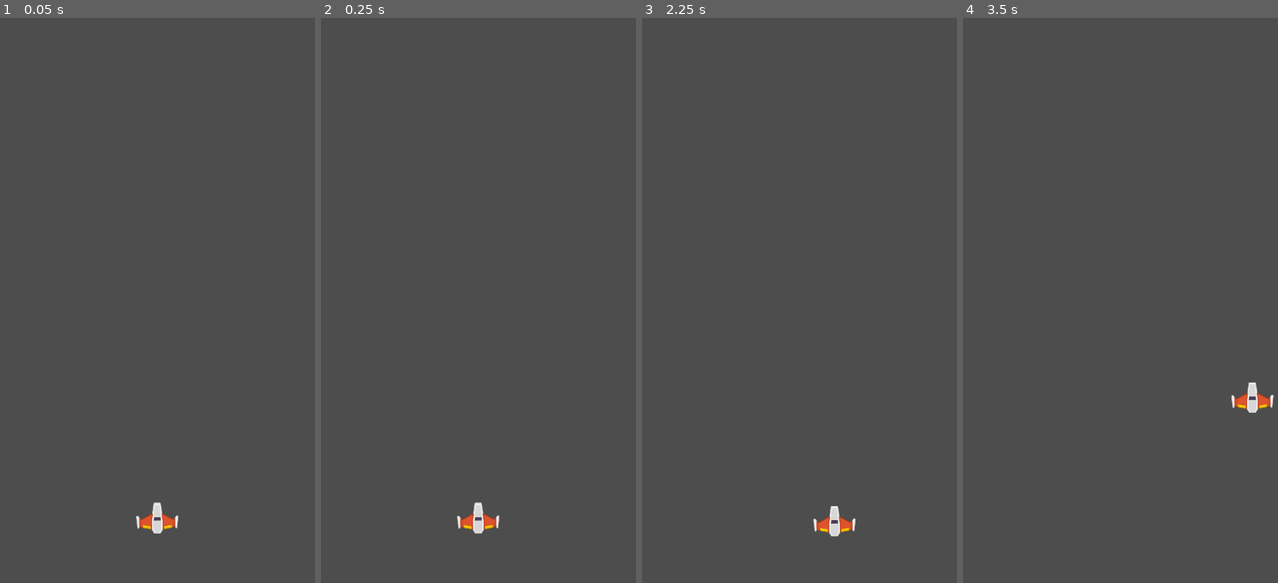
Above: before the commit, frames 1-4 (left to right).
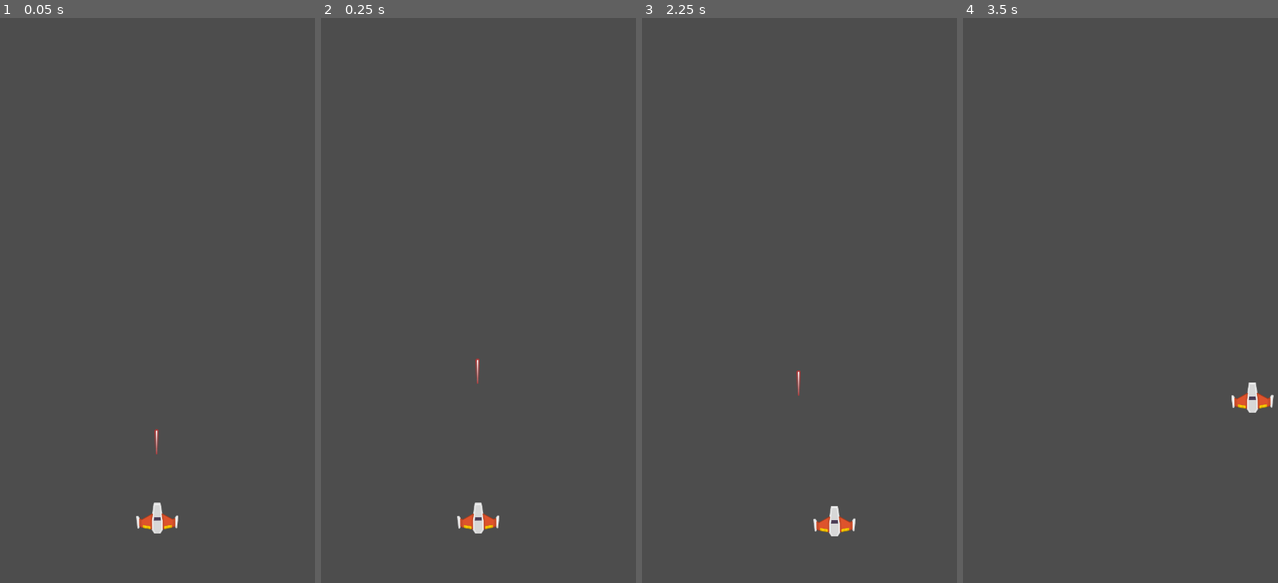
Above: after the commit, the same moments.

Repository: philip22203/Game-design-space-shooter
Game: Godot game, scene res://Scenes/game.tscn
The game is run twice, just before and just after one commit, with the same random seed, the same clock (stepped at 60 frames per second) and the same inputs.
Inputs:
- Up to frame 1 (0.05 s): no input
- Up to frame 2 (0.25 s): no input
- Up to frame 3 (2.25 s): tap Enter at 0.5 s; hold D (move_right) 0.53-1.28 s; hold S (move_down) 1.28-2.03 s; tap R (reset) at 2 s; hold D (move_right) from 2.03 s (still down)
- Up to frame 4 (3.5 s): release D (move_right) at 2.78 s; hold W (move_up) from 2.78 s (still down)

The runs differ from the first frame. In frame 1, less than 0.1% of the frame differs, in the area x 48-51%, y 72-78%; in frame 2, less than 0.1%; in frame 3, less than 0.1%, in the area x 48-51%, y 62-67%; in frame 4, nothing differs.

Commit message:
add laser code

Diff:
--- a/Scenes/game.tscn
+++ b/Scenes/game.tscn
@@ -1,7 +1,8 @@
-[gd_scene load_steps=3 format=3 uid="uid://c8kk4mri7wx2o"]
+[gd_scene load_steps=4 format=3 uid="uid://c8kk4mri7wx2o"]
 
 [ext_resource type="Script" path="res://Scripts/game.gd" id="1_q3fy0"]
 [ext_resource type="PackedScene" uid="uid://dl77112r1wir3" path="res://Scenes/player.tscn" id="2_upd3x"]
+[ext_resource type="PackedScene" uid="uid://dj8x5fjp5780x" path="res://Scenes/laser.tscn" id="3_63deh"]
 
 [node name="Game" type="Node2D"]
 script = ExtResource("1_q3fy0")
@@ -11,3 +12,6 @@
 
 [node name="playerspawnpos" type="Marker2D" parent="."]
 position = Vector2(270, 850)
+
+[node name="Laser" parent="." instance=ExtResource("3_63deh")]
+position = Vector2(268, 772)
--- a/Scenes/laser.tscn
+++ b/Scenes/laser.tscn
@@ -1,18 +1,26 @@
-[gd_scene load_steps=3 format=3 uid="uid://dj8x5fjp5780x"]
+[gd_scene load_steps=4 format=3 uid="uid://dj8x5fjp5780x"]
 
 [ext_resource type="Texture2D" uid="uid://dfef7paik87if" path="res://assets/PNG/Lasers/laserRed01.png" id="1_c81s8"]
+[ext_resource type="Script" path="res://scripts/laser.gd" id="1_kgyhq"]
 
 [sub_resource type="CapsuleShape2D" id="CapsuleShape2D_ig0c6"]
 radius = 3.0
 height = 44.0
 
 [node name="Laser" type="Area2D"]
+script = ExtResource("1_kgyhq")
 
 [node name="Sprite2D" type="Sprite2D" parent="."]
-position = Vector2(0, 13)
+position = Vector2(0, -22)
 scale = Vector2(0.8, 0.8)
 texture = ExtResource("1_c81s8")
 
 [node name="CollisionShape2D" type="CollisionShape2D" parent="."]
-position = Vector2(0, 12)
+position = Vector2(0, -21)
 shape = SubResource("CapsuleShape2D_ig0c6")
+
+[node name="VisibleOnScreenNotifier2D" type="VisibleOnScreenNotifier2D" parent="."]
+position = Vector2(0, 16)
+scale = Vector2(0.65, 0.35)
+
+[connection signal="screen_exited" from="VisibleOnScreenNotifier2D" to="." method="_on_visible_on_screen_notifier_2d_screen_exited"]
--- /dev/null
+++ b/Scripts/laser.gd
@@ -0,0 +1,9 @@
+extends Area2D
+
+@export var speed = 600
+
+func _physics_process(delta):
+	global_position.y += -speed * delta
+
+func _on_visible_on_screen_notifier_2d_screen_exited():
+	queue_free()
Not shown: 1 places in Scenes/space_shooter_game.tscn that only renumber resources
